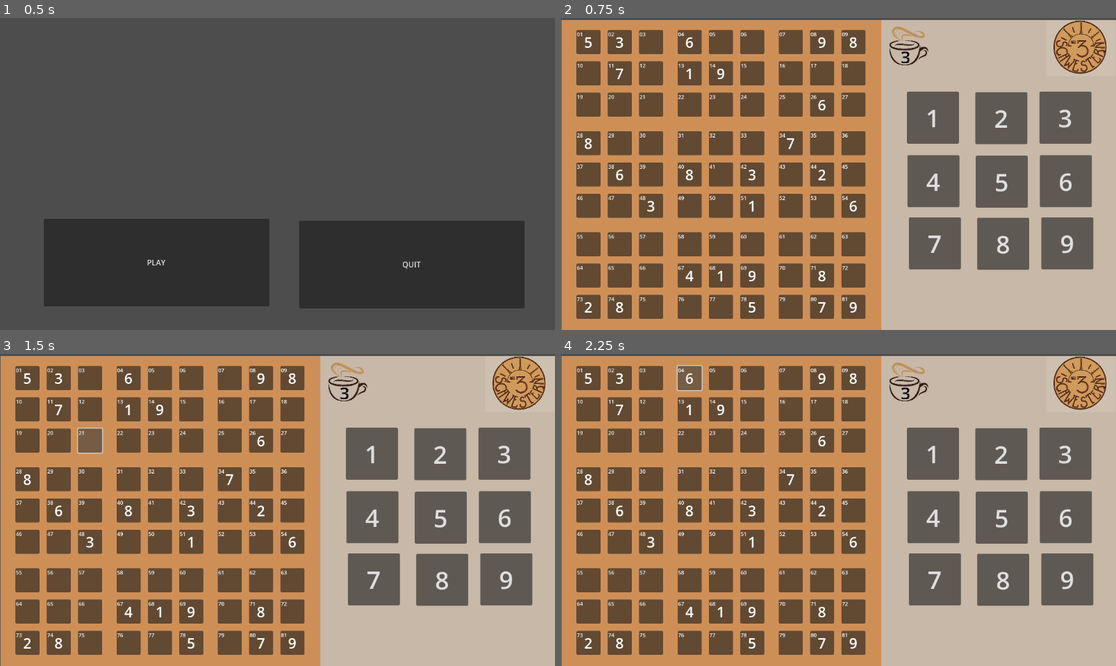
Above: before the commit, frames 1-4 (two rows, left to right).
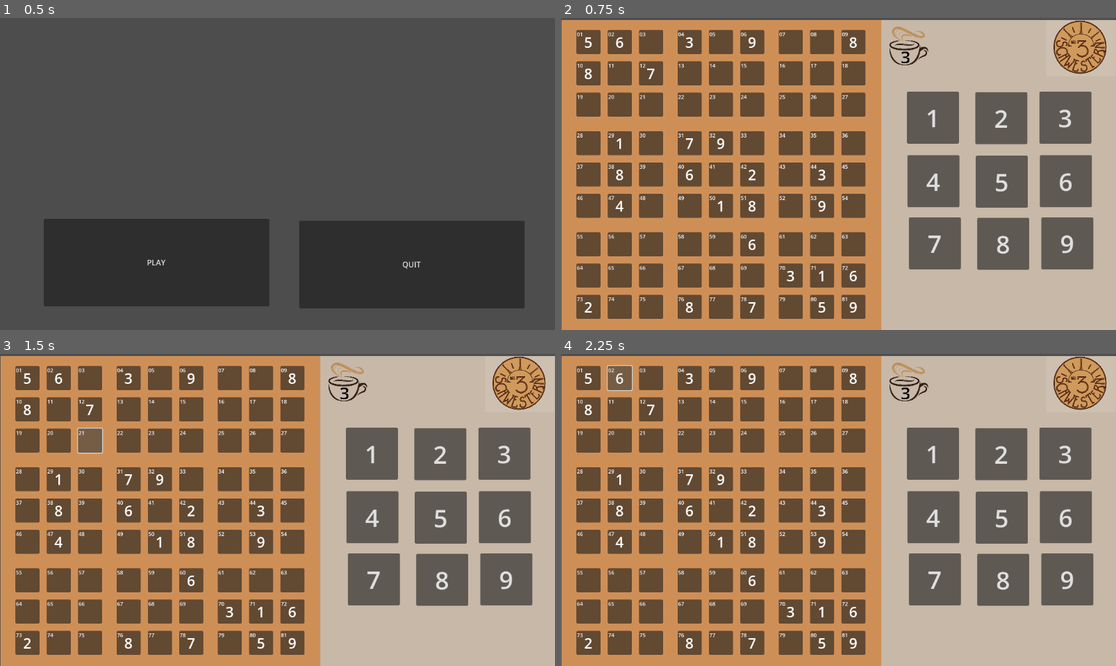
Above: after the commit, the same moments.

Repository: BorkerBrother/Sudoku
Game: Godot game, scene res://main.tscn
The game is run twice, just before and just after one commit, with the same random seed, the same clock (stepped at 60 frames per second) and the same inputs.
Inputs:
- Up to frame 1 (0.5 s): no input
- Up to frame 2 (0.75 s): click "PLAY" at 0.5 s
- Up to frame 3 (1.5 s): click "21" at 1.25 s
- Up to frame 4 (2.25 s): click "6" at 2 s

Frame 1 is identical in both runs. In frame 2, 0.9% of the frame differs, in the area x 4-54%, y 6-95%; in frame 3, 0.9%; in frame 4, 1.1%, in the area x 4-54%, y 3-95%.

Commit message:
Change Range

Diff:
--- a/Button_Sudoku.gd
+++ b/Button_Sudoku.gd
@@ -38,23 +38,30 @@
 	var quadranten = gridContainer.get_children()
 
 	var square1 = ["01","02","03","10","11","12","19","20","21"]
-
+	var square2 = ["04","05","06","13","14","15","22","23","21"]
 
 	# Quadranten 0-9
-	print("Buttons:")
-	for i in range(0,9):
+	#print("Buttons:")
+	for i in range(0,81):
 		#Buttons 0-9
-		var quadrant = quadranten[i]
-		for j in range (0,9):
 			#PRINT Values
-			var button = quadrant.get_child(j)
+			var row = i%9
+			var line = i/9
+
+			var quadrant = quadranten[line]
+
+			var button = quadrant.get_child(row)
 			#button.name = str(Global.sudoku_key[i][j])
-			print(button.name)
+			#print(button.name)
 			button.get_node("Label").text = str(button.name)
 
 
-			if Global.sudoku_key[i][j] > "0" :
-				button.text = str(Global.sudoku_key[i][j])
+			if Global.sudoku_key[row][line] > "0" :
+
+				button.text = str(Global.sudoku_key[row][line])
+
+
+
 	Global.set_numbers = true
 
 #LADE SUDOKU
